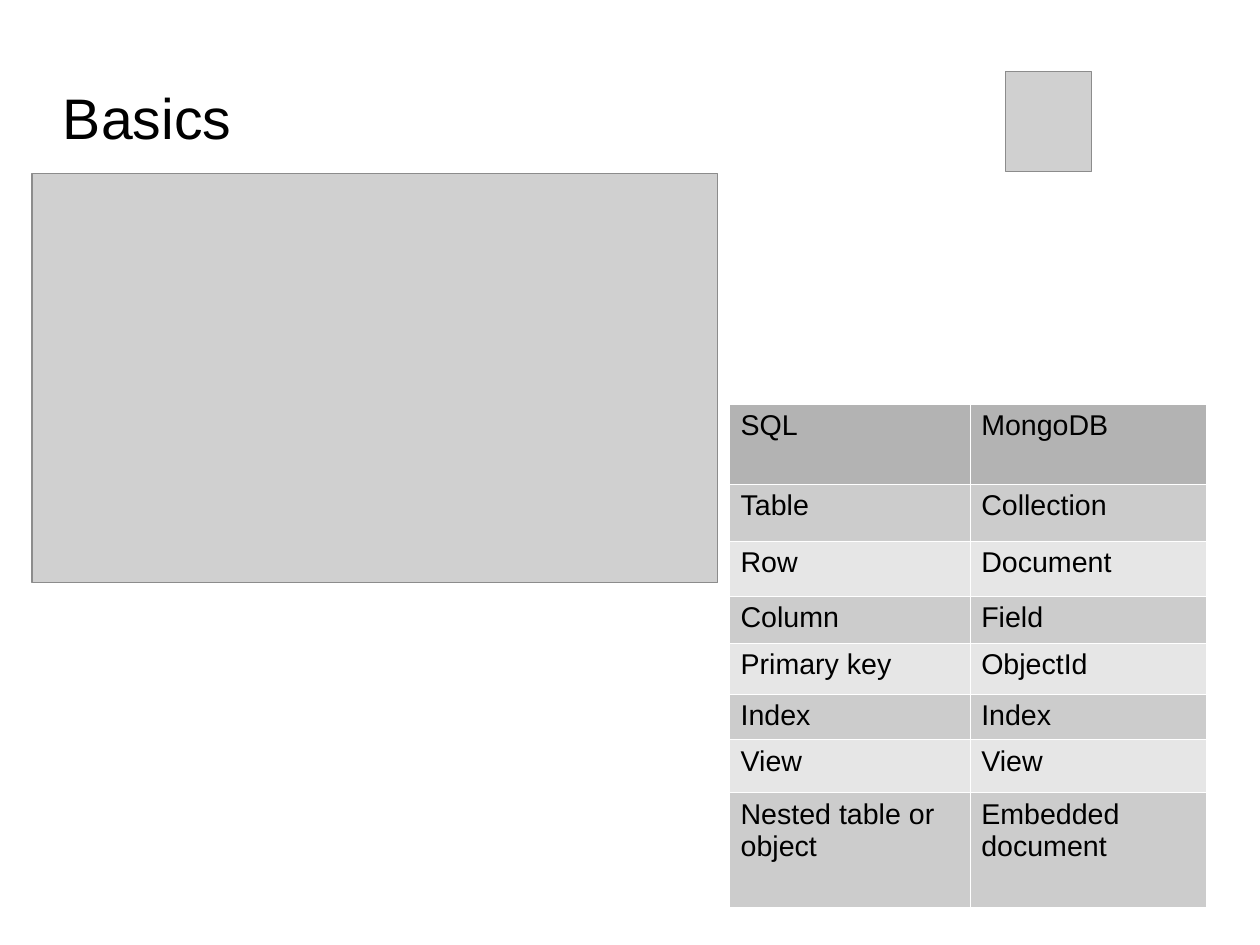
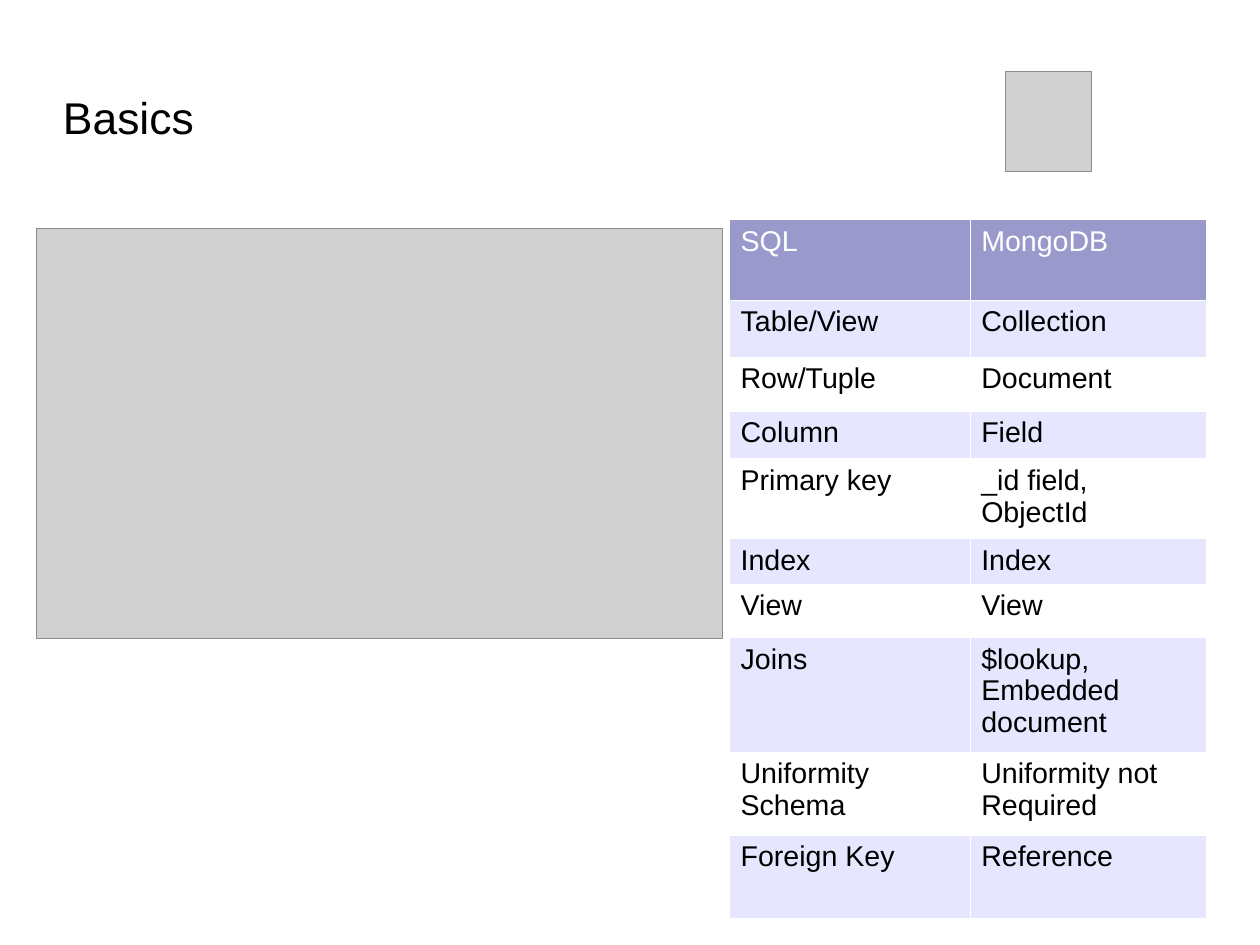
Before and after one commit to Bhakti/mongo_session, a slide deck: slide 11 of MongoDB_Session.odp (slide 12 before the commit). Drawn at 1260x945 pixels with LibreOffice and Linux fonts; fonts in the diff are those of the drawing; grey boxes stand for pictures; background and template pictures are left out. Boxes give left, top, right and bottom in pixels: in the first picture for what was removed or moved away, otherwise in the second. Text is boxed around its words. In the diff, an @@ line names an element or a change of style, - is before the commit and + after.

```diff
--- a/MongoDB_Session.odp
+++ b/MongoDB_Session.odp
@@ title "Basics" at box(63, 101, 194, 135): size 36 to 28 pt @@
@@ picture: place and size @@
-picture at box(32, 174, 718, 583)
+picture at box(37, 229, 723, 638)
@@ table at box(729, 220, 1206, 901) @@
-row 2, column 1: Table
+row 2, column 1: Table/View
-row 3, column 1: Row
+row 3, column 1: Row/Tuple
-row 5, column 2: ObjectId
+row 5, column 2: _id field, ObjectId
-row 8: Nested table or object | Embedded document
+row 8: Joins | $lookup, Embedded document
+row 9: Uniformity Schema | Uniformity not Required
+row 10: Foreign Key | Reference
@@ table: place and size @@
-table at box(729, 405, 1206, 895)
+table at box(729, 220, 1206, 901)
```
Also in this commit, not shown: 10 other slides changed, 6 slides added, 1 slide removed, 34 other files.
